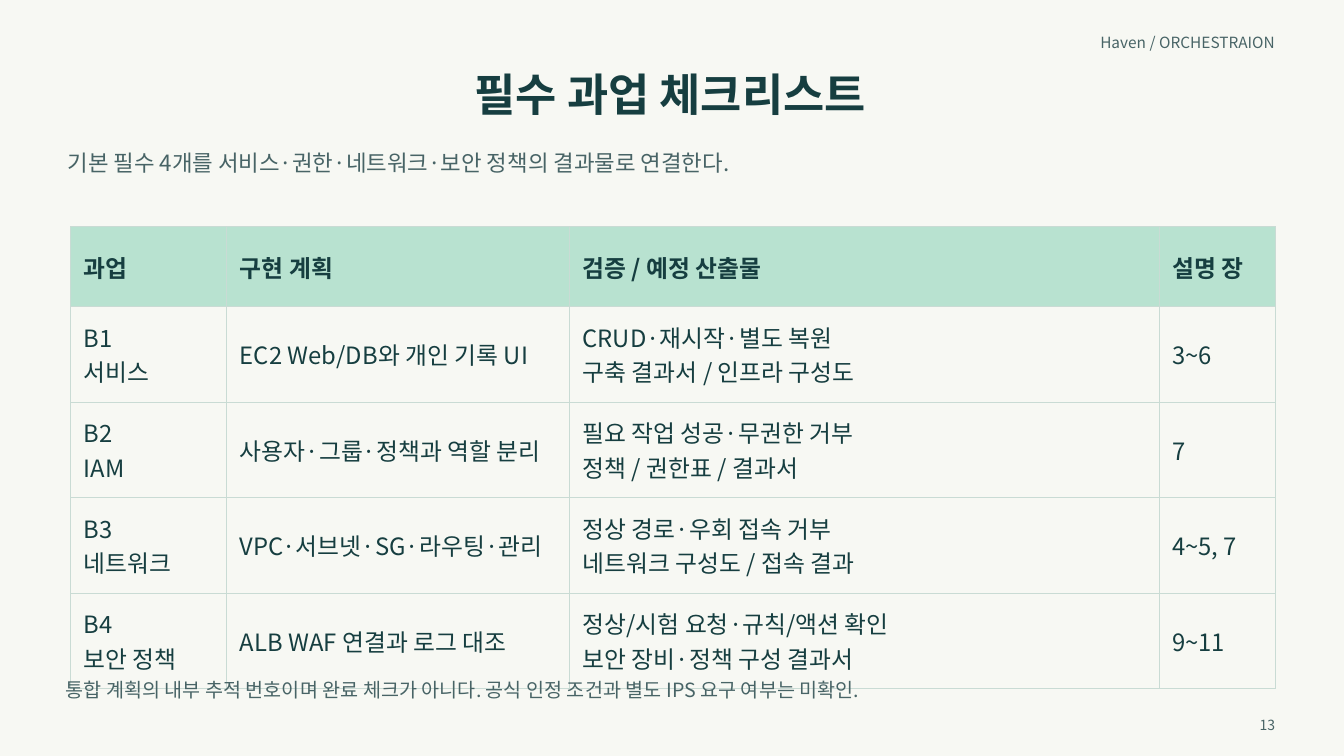
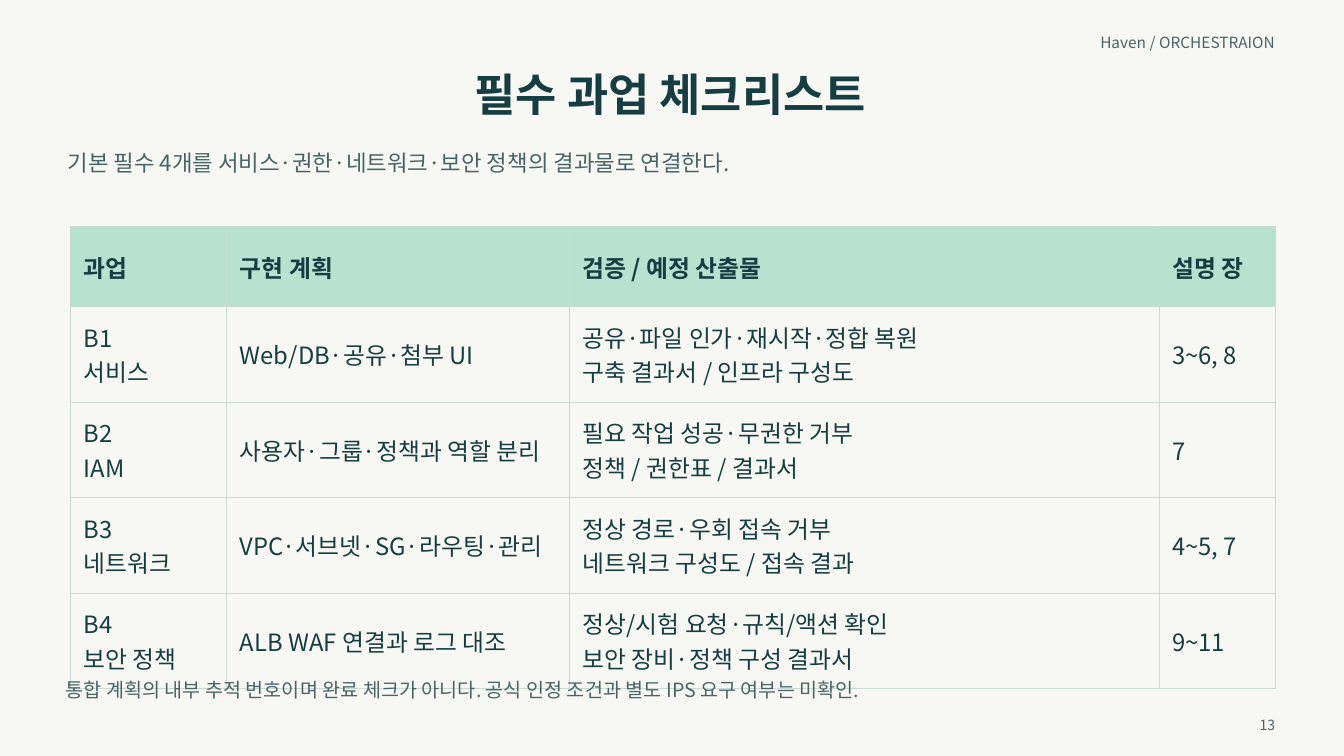
Before and after one commit to MinsooAhn02/Haven, a slide deck: slide 13 of docs/발표/Haven_통합계획_기반_프로젝트계획서_초안.pptx. Drawn at 1344x756 pixels with LibreOffice and Linux fonts; fonts in the diff are those of the drawing. Boxes give left, top, right and bottom in pixels: in the first picture for what was removed or moved away, otherwise in the second. Text is boxed around its words. In the diff, an @@ line names an element or a change of style, - is before the commit and + after.

```diff
--- a/docs/발표/Haven_통합계획_기반_프로젝트계획서_초안.pptx
+++ b/docs/발표/Haven_통합계획_기반_프로젝트계획서_초안.pptx
@@ table at bbox=[71, 227, 1275, 674] @@
-row 2: B1 / 서비스 | EC2 Web/DB와 개인 기록 UI | CRUD·재시작·별도 복원 / 구축 결과서 / 인프라 구성도 | 3~6
+row 2: B1 / 서비스 | Web/DB·공유·첨부 UI | 공유·파일 인가·재시작·정합 복원 / 구축 결과서 / 인프라 구성도 | 3~6, 8
```
Also in this commit, not shown: 10 other slides changed, 1 slide added, 1 slide removed, 7 other files.
